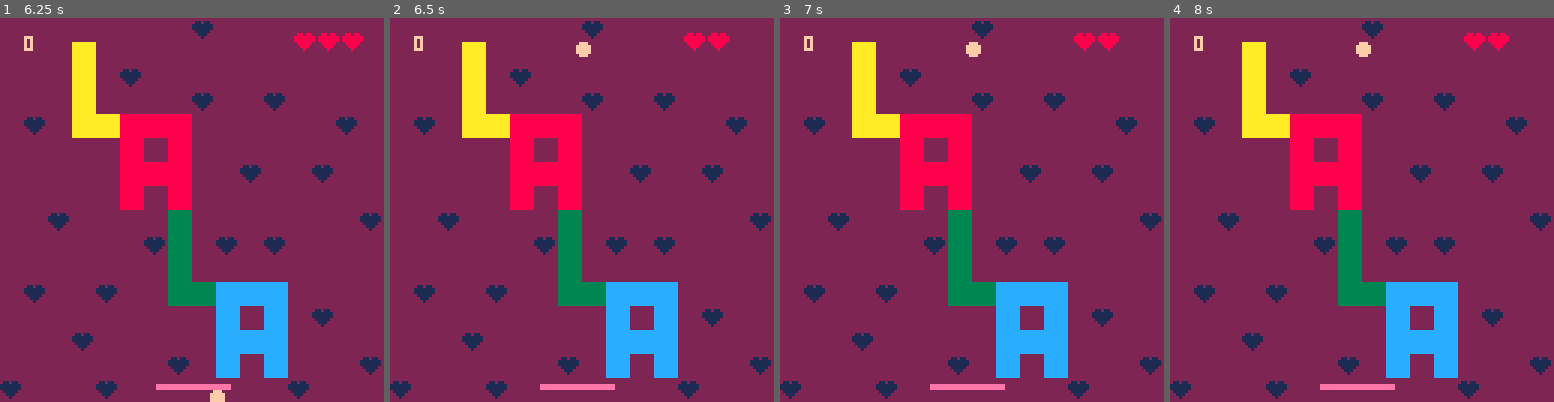
Above: before the commit, frames 1-4 (left to right).
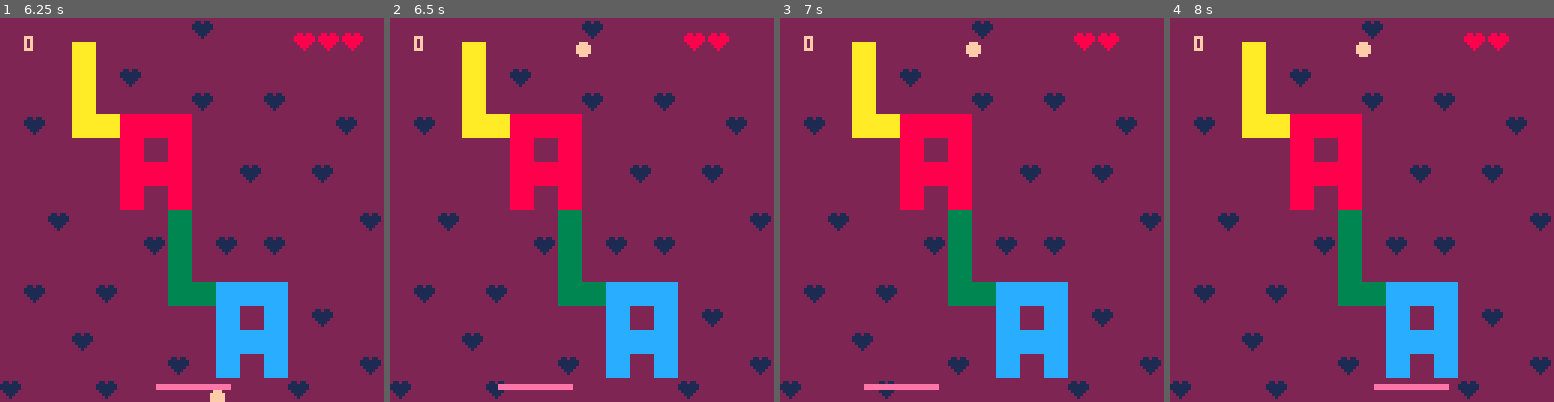
Above: after the commit, the same moments.

Repository: pglira/pico8-games
Game: PICO-8 cartridge carts/lala.p8
Same seed, same stepped clock (60 frames per second), same inputs: the game is played once before the commit and once after it.
Inputs:
- Up to frame 1 (6.25 s): tap O (Z key) at 0.33, 0.7, 1.43, 2.22, 3.1, 3.98, 4.87, 5.75 s; hold Left 1.97-2.37 s; hold Right 2.87-3.53 s; hold Right 4.13-4.53 s; hold Left 5.13-5.8 s; hold Left from 6.23 s (still down)
- Up to frame 2 (6.5 s): keep holding Left
- Up to frame 3 (7 s): release Left at 6.63 s; tap O (Z key) at 6.63 s
- Up to frame 4 (8 s): hold Right 7.13-7.8 s; tap O (Z key) at 7.52 s

Frame 1 is identical in both runs. In frame 2, 0.3% of the frame differs, in the area x 28-59%, y 95-97%; in frame 3, 0.5%, in the area x 21-59%, y 95-97%; in frame 4, 0.4%.

Commit message:
Lala: board can move in case of dead

Diff:
--- a/carts/lala.lua
+++ b/carts/lala.lua
@@ -122,6 +122,7 @@
         moveball()
         losedeadball()
     elseif not is_gameover and is_dead then
+        movepaddle()
         frames_since_dead = frames_since_dead + 1
         if frames_since_dead % 60 == 0 then
             is_dead = false
Not shown, changed: carts/lala.p8.png
